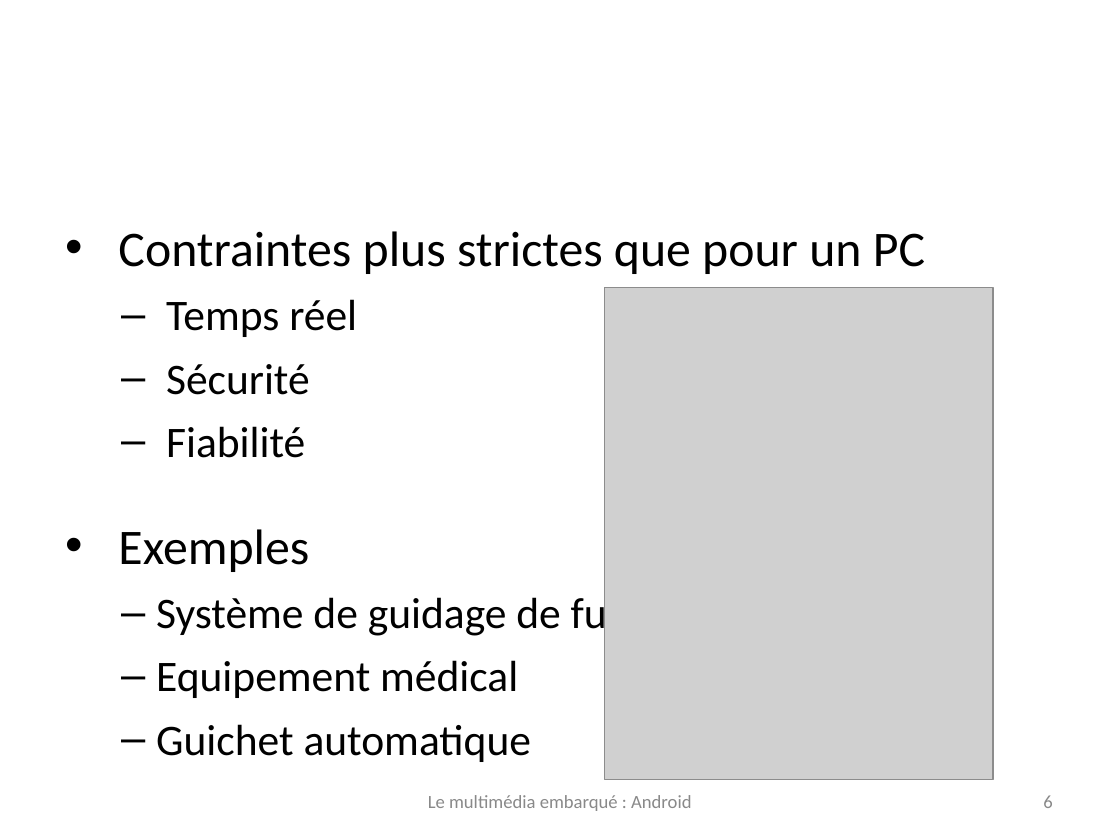
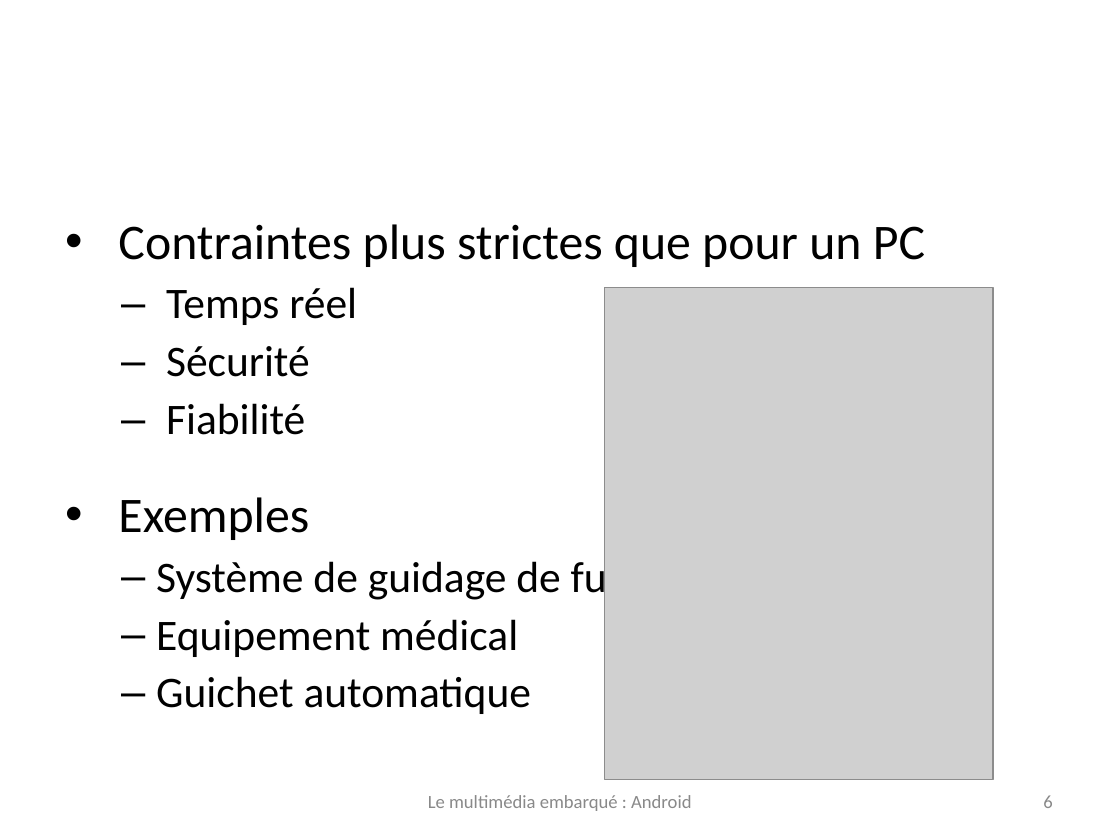
Before and after one commit to mediafire69/gzball, a slide deck: slide 6 of presentation/android2003.ppt. Drawn at 1120x840 pixels with LibreOffice and Linux fonts; fonts in the diff are those of the drawing; grey boxes stand for pictures; background and template pictures are left out. Boxes give left, top, right and bottom in pixels: in the first picture for what was removed or moved away, otherwise in the second. Text is boxed around its words. In the diff, an @@ line names an element or a change of style, - is before the commit and + after.

```diff
--- a/presentation/android2003.ppt
+++ b/presentation/android2003.ppt
@@ text "Contraintes plus strictes que pour ..." at <box>118,224,925,714</box>: line spacing 1 to 0.9 @@
```
Also in this commit, not shown: 1 slide added.
